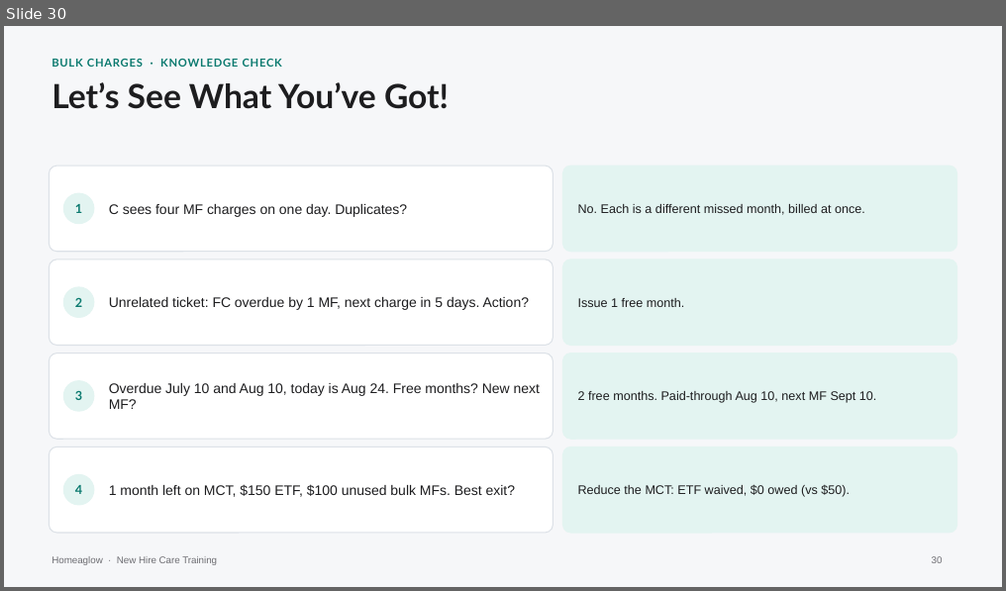
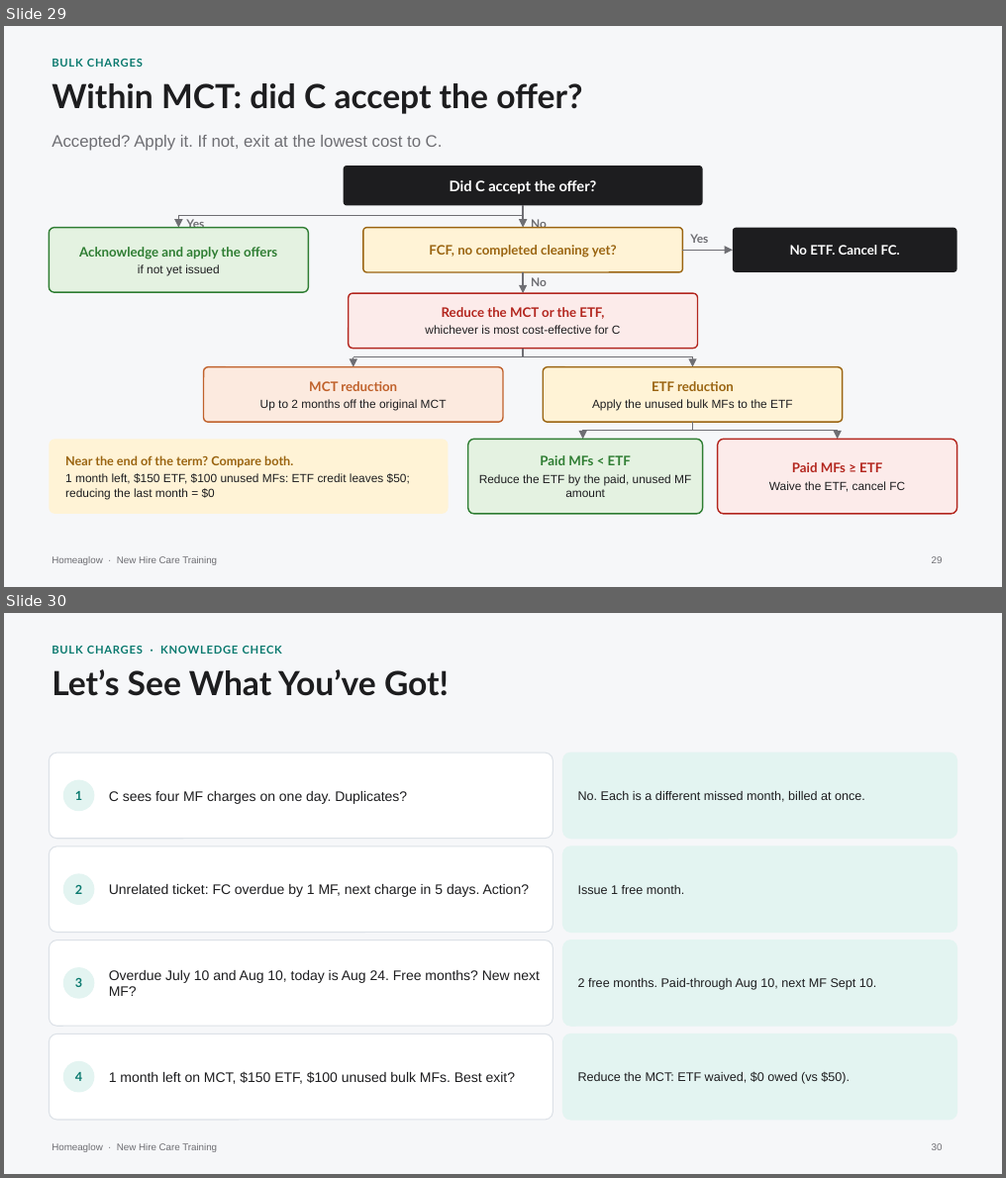
Before and after one commit to anjulimichelle/training, a slide deck: refunds-abuse-duplicates-bulk/refunds-abuse-duplicates-bulk.pptx. Shown one above the other, each under a label of ours: slide 30 before the commit, slides 29 and 30 after it. The pictures are 1006x591 and 1006x1178 pixels, drawn with LibreOffice and Linux fonts; fonts in the diff are those of the drawing. Boxes give left, top, right and bottom in pixels: in the first picture for what was removed or moved away, otherwise in the second. Text is boxed around its words. In the diff, an @@ line names an element or a change of style, - is before the commit and + after.

```diff
--- a/refunds-abuse-duplicates-bulk/refunds-abuse-duplicates-bulk.pptx
+++ b/refunds-abuse-duplicates-bulk/refunds-abuse-duplicates-bulk.pptx
@@ slide 29 added at (4,26,1002,587), background #F6F7F9; not listed: 1 template element that a slide beside it also shows @@
@@ text added at (52,59,143,67), 8 pt, text #0B7A6F, bold @@
+BULK CHARGES
@@ text added at (52,83,582,114), 24 pt, text #1D1D1F, bold @@
+Within MCT: did C accept the offer?
@@ text added at (52,135,443,151), 12 pt, text #6E6E73 @@
+Accepted? Apply it. If not, exit at the lowest cost to C.
@@ rounded rectangle added at (344,166,703,205), fill #1D1D1F, 10.5 pt, text #FFFFFF, bold @@
+Did C accept the offer?
@@ rounded rectangle added at (49,228,308,292), fill #E4F2E1, outline #2E7D32 1 pt, 9.5 pt, text #2E7D32, bold @@
+Acknowledge and apply the offers
+if not yet issued
@@ line added from (178, 216) to (523, 216), #6E6E73 1 pt @@
@@ arrow added from (178, 216) to (178, 228), #6E6E73 1 pt @@
@@ text added at (186,219,204,229), 8.5 pt, text #6E6E73, bold @@
+Yes
@@ rounded rectangle added at (363,228,682,273), fill #FFF3D6, outline #9A6410 1 pt, 9.5 pt, text #9A6410, bold @@
+FCF, no completed cleaning yet?
@@ line added from (523, 205) to (523, 216), #6E6E73 1 pt @@
@@ arrow added from (523, 216) to (523, 228), #6E6E73 1 pt @@
@@ text added at (531,219,547,229), 8.5 pt, text #6E6E73, bold @@
+No
@@ rounded rectangle added at (733,228,957,273), fill #1D1D1F, 9.5 pt, text #FFFFFF, bold @@
+No ETF. Cancel FC.
@@ arrow added from (682, 251) to (733, 251), #6E6E73 1 pt @@
@@ text added at (690,234,708,243), 8.5 pt, text #6E6E73, bold @@
+Yes
@@ arrow added from (523, 273) to (523, 293), #6E6E73 1 pt @@
@@ text added at (531,277,547,286), 8.5 pt, text #6E6E73, bold @@
+No
@@ rounded rectangle added at (349,293,698,349), fill #FCEBEA, outline #B3261E 1 pt, 8.5 pt, text #1D1D1F @@
+Reduce the MCT or the ETF,
+whichever is most cost-effective for C
@@ line added from (523, 349) to (523, 358), #6E6E73 1 pt @@
@@ rounded rectangle added at (204,368,503,422), fill #FCEADF, outline #C0612B 1 pt, 8.5 pt, text #1D1D1F @@
+MCT reduction
+Up to 2 months off the original MCT
@@ line added from (353, 358) to (693, 358), #6E6E73 1 pt @@
@@ arrow added from (353, 358) to (353, 368), #6E6E73 1 pt @@
@@ rounded rectangle added at (543,368,843,422), fill #FFF3D6, outline #9A6410 1 pt, 8.5 pt, text #1D1D1F @@
+ETF reduction
+Apply the unused bulk MFs to the ETF
@@ arrow added from (693, 358) to (693, 368), #6E6E73 1 pt @@
@@ rounded rectangle added at (49,439,449,514), fill #FFF3D6, 8.5 pt, text #1D1D1F @@
+Near the end of the term? Compare both.
+1 month left, $150 ETF, $100 unused MFs: ETF credit leaves $50; reducing the last month = $0
@@ rounded rectangle added at (468,439,703,514), fill #E4F2E1, outline #2E7D32 1 pt, 8.5 pt, text #1D1D1F @@
+Paid MFs < ETF
+Reduce the ETF by the paid, unused MF amount
@@ line added from (583, 430) to (838, 430), #6E6E73 1 pt @@
@@ arrow added from (583, 430) to (583, 439), #6E6E73 1 pt @@
@@ line added from (693, 422) to (693, 430), #6E6E73 1 pt @@
@@ rounded rectangle added at (718,439,957,514), fill #FCEBEA, outline #B3261E 1 pt, 8.5 pt, text #1D1D1F @@
+Paid MFs ≥ ETF
+Waive the ETF, cancel FC
@@ arrow added from (838, 430) to (838, 439), #6E6E73 1 pt @@
@@ page number added at (932,557,943,564), 7 pt, text #6E6E73 @@
+29
```
Also in this commit, not shown: 1 slide changed, 1 slide removed, 1 other file.
